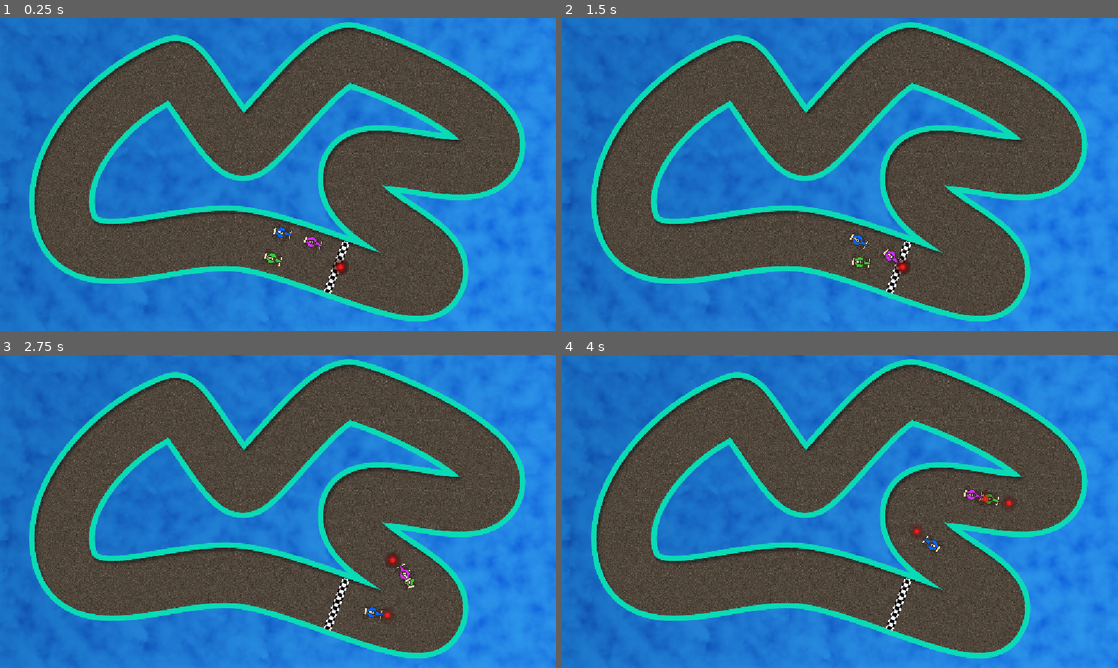
Above: before the commit, frames 1-4 (two rows, left to right).
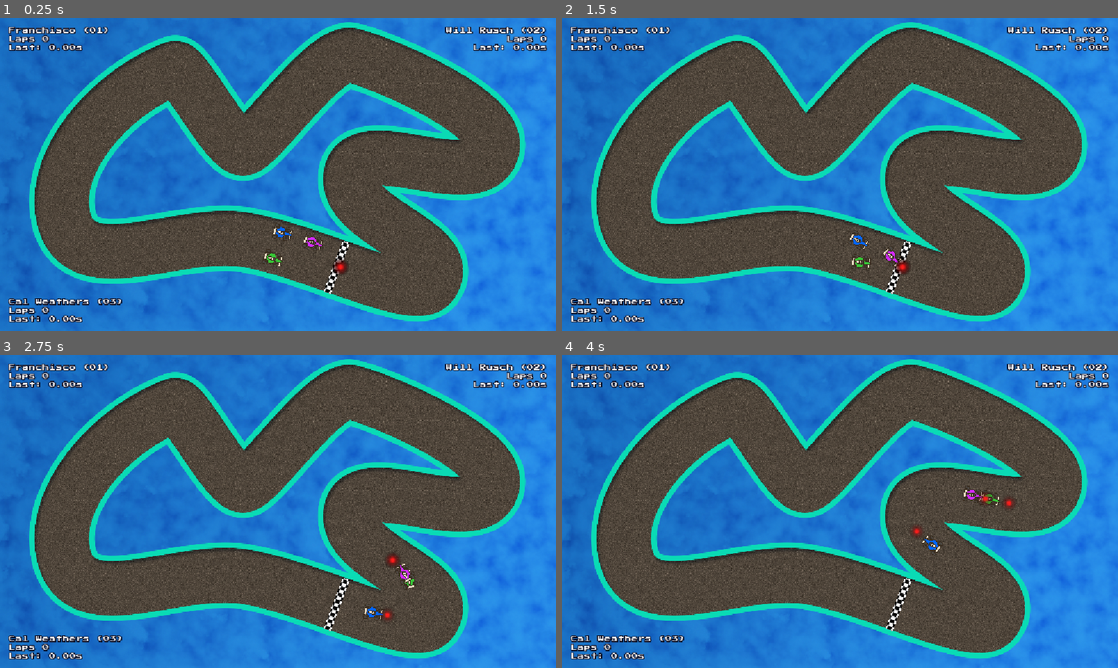
Above: after the commit, the same moments.

Repository: koreem-ahmed/mad-racer
Game: Godot game, scene res://scenes/Tracks/Track.tscn
Same seed, same stepped clock (60 frames per second), same inputs: the game is played once before the commit and once after it.
Inputs (mouse positions are in pixels of both pictures, inside the frame that each line leads up to):
- Up to frame 1 (0.25 s): no input
- Up to frame 2 (1.5 s): tap Enter at 0.5 s; move the mouse to (962, 158) at 0.52 s; hold Right (ui_right) 0.53-1.28 s; hold S (Start) 0.53-1.28 s; click (962, 158) at 0.67 s; move the mouse to (728, 190) at 1.27 s; hold Down from 1.28 s (still down); tap S (Start) at 1.35 s
- Up to frame 3 (2.75 s): move the mouse to (333, 442) at 2.02 s; release Down at 2.03 s; hold Right (ui_right) from 2.03 s (still down); hold S (Start) from 2.03 s (still down); tap Alt at 2.1 s
- Up to frame 4 (4 s): move the mouse to (812, 574) at 2.77 s; release Right (ui_right) at 2.78 s; release S (Start) at 2.78 s; hold Up (ui_up) 2.78-3.53 s; tap Shift at 2.85 s; click (812, 574) at 2.92 s; tap S (Start) at 3.05 s; move the mouse to (1006, 558) at 3.52 s; hold Left (ui_left) from 3.53 s (still down); hold S (Start) from 3.53 s (still down)

The runs differ from the first frame. In frame 1, 2.0% of the frame differs, in the area x 1-99%, y 2-98%; in frame 2, 2.0%; in frame 3, 2.0%; in frame 4, 2.0%.

Commit message:
finalizing the ui
i added boxes in each corner to display information for the player and or the AI cars i made the boxes take the size of the car holder like how many cars and display a number same as the playing cars

Diff:
--- /dev/null
+++ b/Resources/Ui_Label_14.tres
@@ -0,0 +1,11 @@
+[gd_resource type="LabelSettings" format=3 uid="uid://dipt4qjr2iwdn"]
+
+[ext_resource type="FontFile" uid="uid://iquj162s48bs" path="res://assets/font/PressStart2P-Regular.ttf" id="1_meg0o"]
+
+[resource]
+font = ExtResource("1_meg0o")
+font_size = 14
+outline_size = 6
+outline_color = Color(0, 0, 0.08679448, 1)
+shadow_size = 4
+shadow_color = Color(0, 0, 0, 0.76862746)
--- /dev/null
+++ b/scenes/GUI/CarUi.tscn
@@ -0,0 +1,29 @@
+[gd_scene format=3 uid="uid://kyllddmtfqwb"]
+
+[ext_resource type="Script" uid="uid://7sh8qua4tx3b" path="res://scripts/CarUi.gd" id="1_6a4ro"]
+[ext_resource type="LabelSettings" uid="uid://dipt4qjr2iwdn" path="res://Resources/Ui_Label_14.tres" id="2_gdir7"]
+
+[node name="CarUi" type="VBoxContainer" unique_id=38253401]
+visible = false
+offset_right = 40.0
+offset_bottom = 40.0
+script = ExtResource("1_6a4ro")
+label_alignment = null
+
+[node name="Name Label" type="Label" parent="." unique_id=1289289358]
+layout_mode = 2
+text = "afkdlasf;jk"
+label_settings = ExtResource("2_gdir7")
+vertical_alignment = 1
+
+[node name="Lap Label" type="Label" parent="." unique_id=2032419380]
+layout_mode = 2
+text = "Lap 00"
+label_settings = ExtResource("2_gdir7")
+vertical_alignment = 1
+
+[node name="Last Lap Label" type="Label" parent="." unique_id=1942813343]
+layout_mode = 2
+text = "Last: 8.99"
+label_settings = ExtResource("2_gdir7")
+vertical_alignment = 1
--- /dev/null
+++ b/scenes/GUI/GameUi.tscn
@@ -0,0 +1,47 @@
+[gd_scene format=3 uid="uid://gxmb4rhrqes4"]
+
+[ext_resource type="Script" uid="uid://dmhirsw18n2jy" path="res://scripts/GameUi.gd" id="1_28eo3"]
+[ext_resource type="PackedScene" uid="uid://kyllddmtfqwb" path="res://scenes/GUI/CarUi.tscn" id="2_rw1kg"]
+
+[node name="GameUi" type="Control" unique_id=1711084736]
+layout_mode = 3
+anchors_preset = 15
+anchor_right = 1.0
+anchor_bottom = 1.0
+grow_horizontal = 2
+grow_vertical = 2
+script = ExtResource("1_28eo3")
+
+[node name="MarginContainer" type="MarginContainer" parent="." unique_id=1584929913]
+layout_mode = 1
+anchors_preset = 15
+anchor_right = 1.0
+anchor_bottom = 1.0
+grow_horizontal = 2
+grow_vertical = 2
+theme_override_constants/margin_left = 18
+theme_override_constants/margin_top = 18
+theme_override_constants/margin_right = 18
+theme_override_constants/margin_bottom = 18
+
+[node name="CarUi" parent="MarginContainer" unique_id=38253401 instance=ExtResource("2_rw1kg")]
+layout_mode = 2
+size_flags_horizontal = 0
+size_flags_vertical = 0
+
+[node name="CarUi2" parent="MarginContainer" unique_id=605415716 instance=ExtResource("2_rw1kg")]
+layout_mode = 2
+size_flags_horizontal = 8
+size_flags_vertical = 0
+label_alignment = 2
+
+[node name="CarUi3" parent="MarginContainer" unique_id=1992949111 instance=ExtResource("2_rw1kg")]
+layout_mode = 2
+size_flags_horizontal = 0
+size_flags_vertical = 8
+
+[node name="CarUi4" parent="MarginContainer" unique_id=892141536 instance=ExtResource("2_rw1kg")]
+layout_mode = 2
+size_flags_horizontal = 8
+size_flags_vertical = 8
+label_alignment = 2
--- a/scenes/Tracks/Track.tscn
+++ b/scenes/Tracks/Track.tscn
@@ -12,6 +12,7 @@
 [ext_resource type="Texture2D" uid="uid://dlry4iqrl31mt" path="res://assets/levels/Images/CarGreen.png" id="10_q1gcb"]
 [ext_resource type="Texture2D" uid="uid://dr8u06xrl4yv6" path="res://assets/levels/Images/CarPurple.png" id="10_xosaf"]
 [ext_resource type="Texture2D" uid="uid://pndhsqg7v7iu" path="res://assets/levels/Images/CarBlue.png" id="12_uriw6"]
+[ext_resource type="PackedScene" uid="uid://gxmb4rhrqes4" path="res://scenes/GUI/GameUi.tscn" id="14_182rf"]
 [ext_resource type="PackedScene" uid="uid://c7ikm6i8htbnt" path="res://scenes/CountDown.tscn" id="14_uriw6"]
 
 [sub_resource type="Curve2D" id="Curve2D_7fxw1"]
@@ -104,6 +105,7 @@
 debug = true
 car_texture = ExtResource("10_q1gcb")
 car_name = "Franchisco"
+car_number = 1
 
 [node name="CPU Car2" parent="Cars holder" unique_id=1081522855 instance=ExtResource("9_63hka")]
 position = Vector2(648.99994, 465)
@@ -113,6 +115,7 @@
 min_speed_limit = 250.0
 car_texture = ExtResource("10_xosaf")
 car_name = "Will Rusch"
+car_number = 2
 
 [node name="CPU Car3" parent="Cars holder" unique_id=439395284 instance=ExtResource("9_63hka")]
 position = Vector2(586.00006, 445.00003)
@@ -122,6 +125,7 @@
 min_speed_limit = 200.0
 car_texture = ExtResource("12_uriw6")
 car_name = "Cal Weathers"
+car_number = 3
 
 [node name="RaceController" parent="." unique_id=1426071283 instance=ExtResource("9_4784h")]
 total_laps = 2
@@ -133,5 +137,7 @@
 [node name="Count down" parent="UiCanvas" unique_id=2113504807 instance=ExtResource("14_uriw6")]
 waiting_time = 0.1
 
+[node name="GameUI" parent="UiCanvas" unique_id=2000360718 instance=ExtResource("14_182rf")]
+
 [connection signal="area_entered" from="track_collision" to="." method="_on_track_collision_area_entered"]
 [connection signal="area_entered" from="Start_Line" to="." method="_on_start_line_area_entered"]
--- /dev/null
+++ b/scripts/CarUi.gd
@@ -0,0 +1,22 @@
+extends VBoxContainer
+
+
+class_name Car_Ui
+
+
+@export var label_alignment: HorizontalAlignment = HorizontalAlignment.HORIZONTAL_ALIGNMENT_LEFT
+
+@onready var name_label: Label = $"Name Label"
+@onready var lap_label: Label = $"Lap Label"
+@onready var last_lap_label: Label = $"Last Lap Label"
+
+
+func _ready() -> void:
+	name_label.horizontal_alignment = label_alignment
+	lap_label.horizontal_alignment = label_alignment
+	last_lap_label.horizontal_alignment = label_alignment
+
+func update_values(car: Car, lap_count: int, last_lap_time: float) -> void:
+	name_label.text = "%s (%02d)" % [car.car_name, car.car_number]
+	lap_label.text = "Laps %d" % lap_count
+	last_lap_label.text = "Last: %.2fs" % last_lap_time
--- a/scripts/CpuCar.gd
+++ b/scripts/CpuCar.gd
@@ -42,8 +42,11 @@
 
 
 func _physics_process(delta: float) -> void:
+	if !_next_waypoint:
+		return
+	if _state == CarState.SLIPPING:
+		update_waypoint()
 	if _state != CarState.DRIVING: return
-	if !_next_waypoint: return
 
 
 	var ta: float = (targeted_waypoint - global_position).angle()
--- /dev/null
+++ b/scripts/GameUi.gd
@@ -0,0 +1,24 @@
+extends Control
+
+
+class_name Game_Ui
+
+
+@onready var margin_container: MarginContainer = $MarginContainer
+
+
+var _car_ui_dict: Dictionary[Car, Car_Ui] = {}
+
+
+
+func setup(cars: Array[Car]) -> void:
+	var ui_nodes: Array[Node] = margin_container.get_children()
+	for i in range(cars.size()):
+		if i >= ui_nodes.size():
+			break
+
+		var ui: Car_Ui = ui_nodes[i]
+		var car: Car = cars[i]
+		ui.update_values(car, 0, 0.0)
+		ui.show()
+		_car_ui_dict[car] = ui
--- a/scripts/Track.gd
+++ b/scripts/Track.gd
@@ -8,6 +8,7 @@
 @onready var track_processor: TrackProcessor = $"track path/TrackProcessor"
 @onready var way_points_holder: Node = $"WayPoints holder"
 @onready var race_controller: Race_Controller = $RaceController
+@onready var game_ui: Game_Ui = $UiCanvas/GameUI
 
 var track_curve: Curve2D
 
@@ -34,6 +35,7 @@
 
 	race_controller.setup(cars, track_curve)
 
+	game_ui.setup(cars)
 
 
 
Not shown, added: scripts/CarUi.gd.uid
Not shown, added: scripts/GameUi.gd.uid
